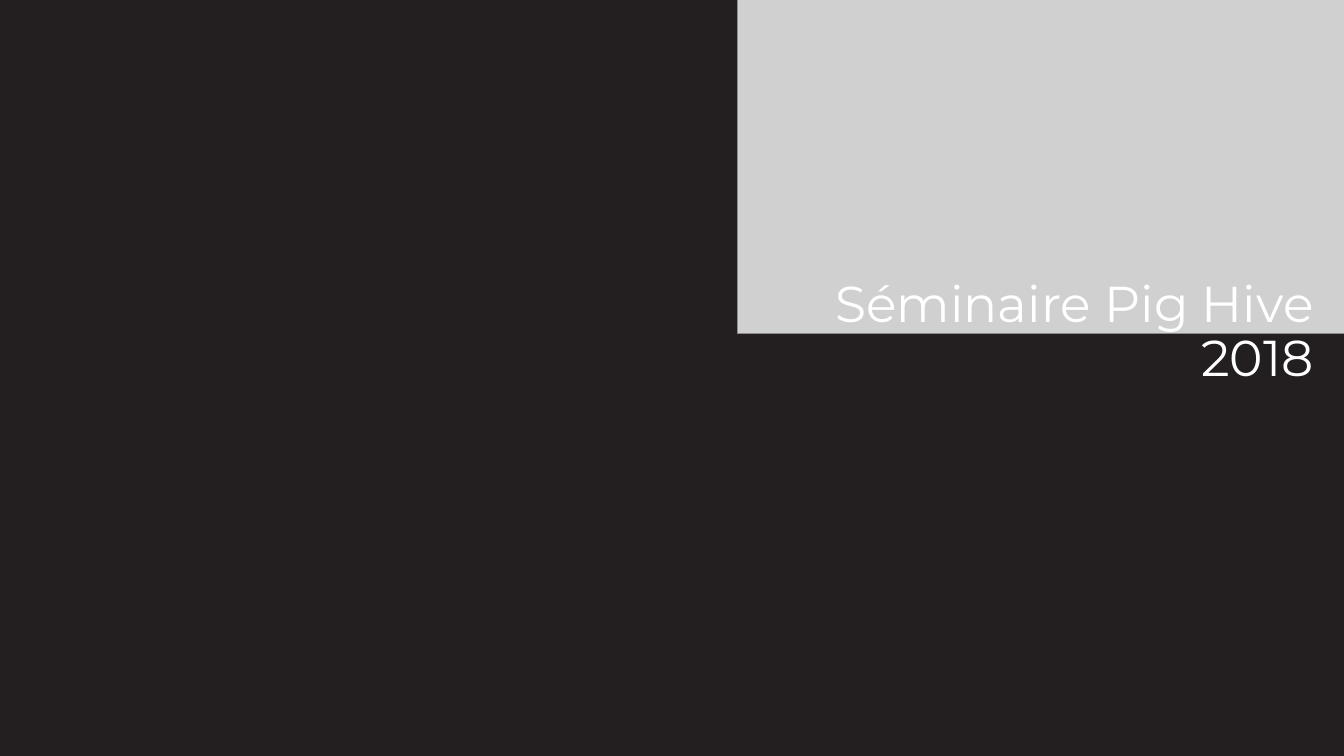
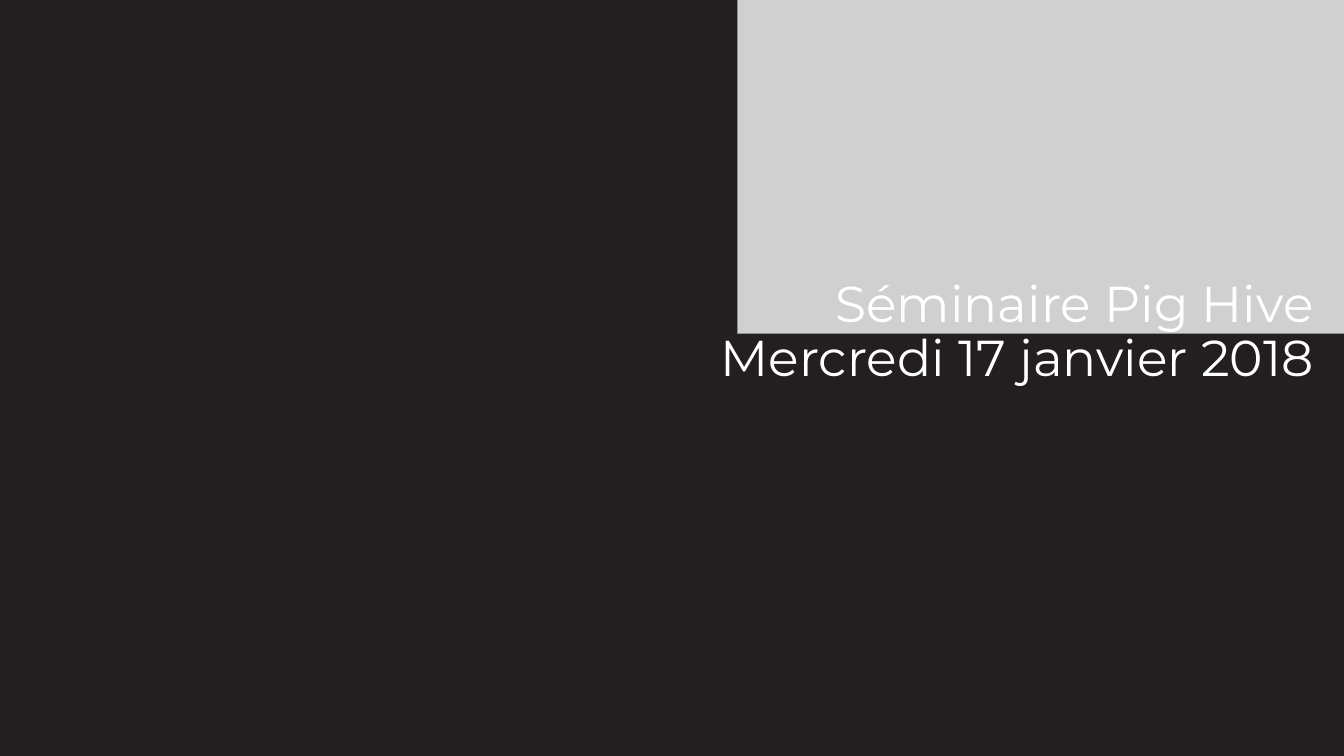
Before and after one commit to cBremardAdvalo/SeminarPigHive, a slide deck: slide 1 of Documents/Présentation2018/SéminairePigHive2018.pptx. Drawn at 1344x756 pixels with LibreOffice and Linux fonts; fonts in the diff are those of the drawing; grey boxes stand for pictures; background and template pictures are left out; a plain dark background stands for a picture behind light text. Boxes give left, top, right and bottom in pixels: in the first picture for what was removed or moved away, otherwise in the second. Text is boxed around its words. In the diff, an @@ line names an element or a change of style, - is before the commit and + after.

```diff
--- a/Documents/Présentation2018/SéminairePigHive2018.pptx
+++ b/Documents/Présentation2018/SéminairePigHive2018.pptx
@@ text at <box>721,328,1313,386</box>: text changed @@
-2018
+Mercredi 17 janvier 2018
```
Also in this commit, not shown: 6 other slides changed, 1 slide added.
